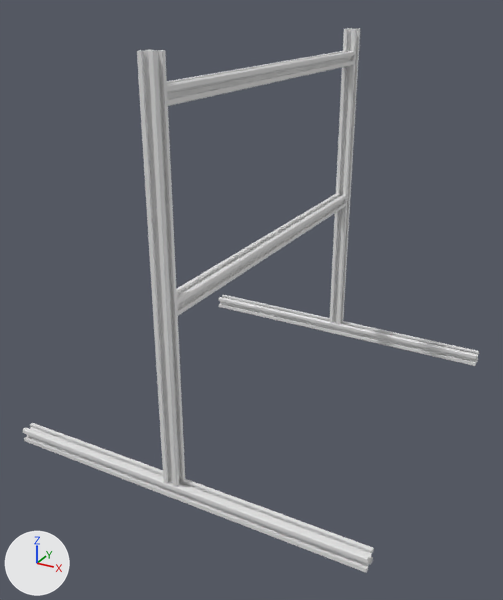
Before and after pictures for a commit that changed the COLLADA model pdms_gripper_description/meshes/frame_2020.dae.
The view is the same before and after, from a 50 mm lens placed at (0.416, -1.096, 0.568), pointed at (-0.012, -0.316, 0.178). Every picture has the same lights, and +X, +Y and +Z are marked at lower left. The picture after the commit comes second. Where no turn or scale is listed for an object, it has been applied to the vertices.

In view in the first picture: 'node_4f357dce_6648_487e_9f91_c81dc1cedc72_mesh0'.
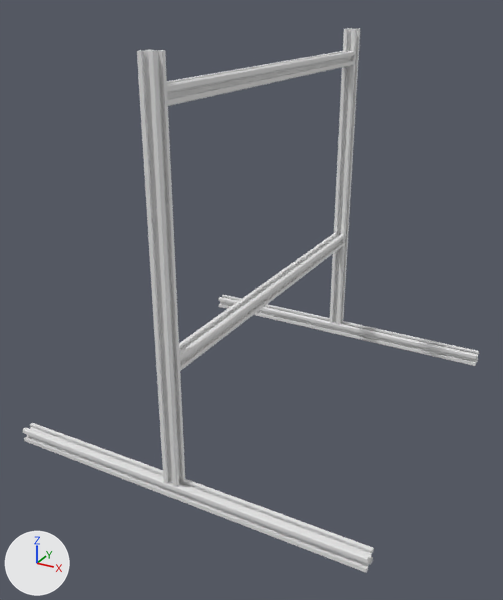
Changed parts and their boxes [x1, y1, x2, y2] in the pictures (503 x 600 px; the box of a moved part takes in the faces that stretch with it):
part 1 of me_node_4f357dce_6648_487e_9f91_c81dc1cedc72_mesh0, moved or reshaped: before [176, 194, 347, 315]; after [179, 233, 344, 371]
part 2 of me_node_4f357dce_6648_487e_9f91_c81dc1cedc72_mesh0, edited (looks the same): [23, 28, 479, 573] in both

The edits, one by one:
Material 'mat_1' (mat_mat_1) is new.
Its base color is (0.314, 0.314, 0.314) (grey #989898).
Its roughness is 0.9.
me_node_4f357dce_6648_487e_9f91_c81dc1cedc72_mesh0 has 528 vertices, 1032 faces and spans x -0.25..0.25, y -0.539..0.0, z -0.001..0.519.
me_node_4f357dce_6648_487e_9f91_c81dc1cedc72_mesh0 is used by ob_node_4f357dce_6648_487e_9f91_c81dc1cedc72_mesh0; location (0.0, 0.0, 0.0).
me_node_4f357dce_6648_487e_9f91_c81dc1cedc72_mesh0 part 1: the loose piece of 88 vertices spanning x -0.014..0.006, y -0.52..-0.02, z 0.24..0.26 is moved by (0.0, 0.0, -0.07).
me_node_4f357dce_6648_487e_9f91_c81dc1cedc72_mesh0 part 2: 1031 faces spanning x -0.25..0.25, y -0.539..0.0, z -0.001..0.519 switch from mat_mat_0 (white #e5e5e5) to no material.
me_node_4f357dce_6648_487e_9f91_c81dc1cedc72_mesh0 gains material mat_mat_1 (grey #989898).
